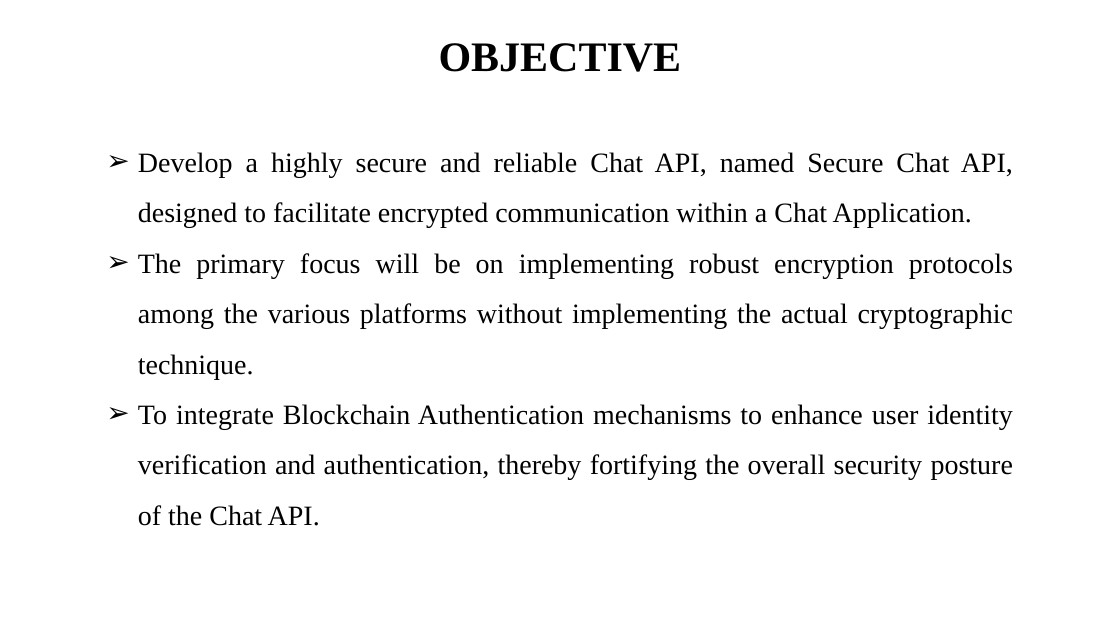
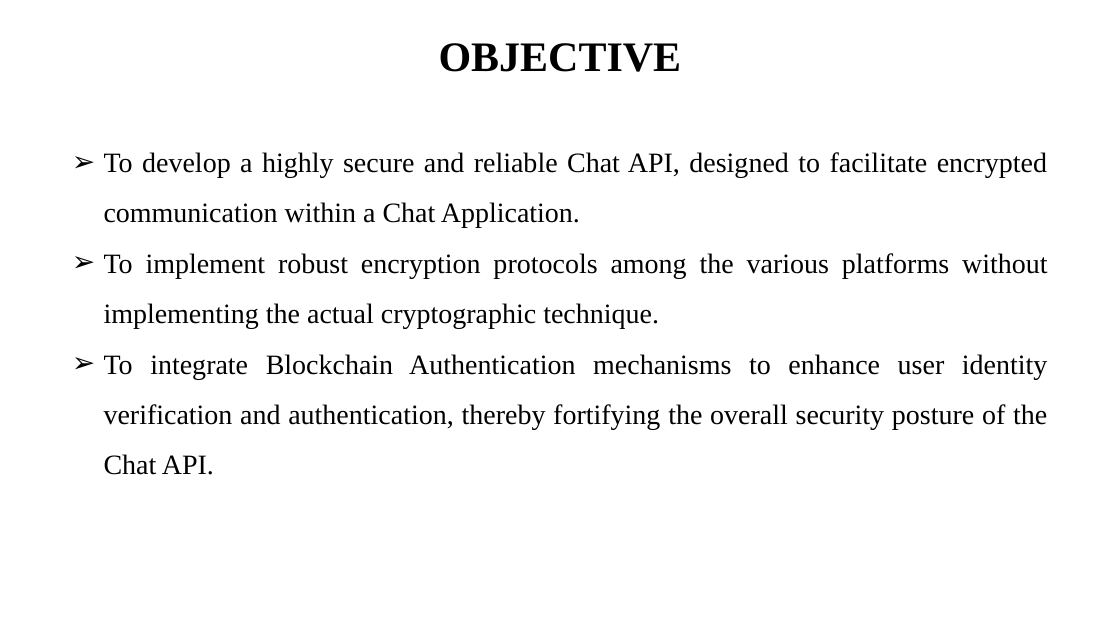
Before and after one commit to i-am-smf/Secure-Chat-using-Blockchain, a slide deck: slide 3 of First Review.pptx (slide 5 before the commit). Drawn at 1120x630 pixels with LibreOffice and Linux fonts; fonts in the diff are those of the drawing. Boxes give left, top, right and bottom in pixels: in the first picture for what was removed or moved away, otherwise in the second. Text is boxed around its words. In the diff, an @@ line names an element or a change of style, - is before the commit and + after.

```diff
--- a/First Review.pptx
+++ b/First Review.pptx
@@ text "To develop a highly secure ...": place and size @@
-text "To develop a highly secure ..." at [138,152,1013,526]
+text "To develop a highly secure ..." at [104,152,1048,475]
@@ text at [104,152,1048,329]: text changed @@
-➢ Develop a highly secure and reliable Chat API, named Secure Chat API, designed to facilitate encrypted communication within a Chat Application.
-➢ The primary focus will be on implementing robust encryption protocols among the various platforms without implementing the actual cryptographic technique.
+➢ To develop a highly secure and reliable Chat API, designed to facilitate encrypted communication within a Chat Application.
+➢ To implement robust encryption protocols among the various platforms without implementing the actual cryptographic technique.
```
Also in this commit, not shown: 3 other slides changed, 1 slide removed, 6 other files.
